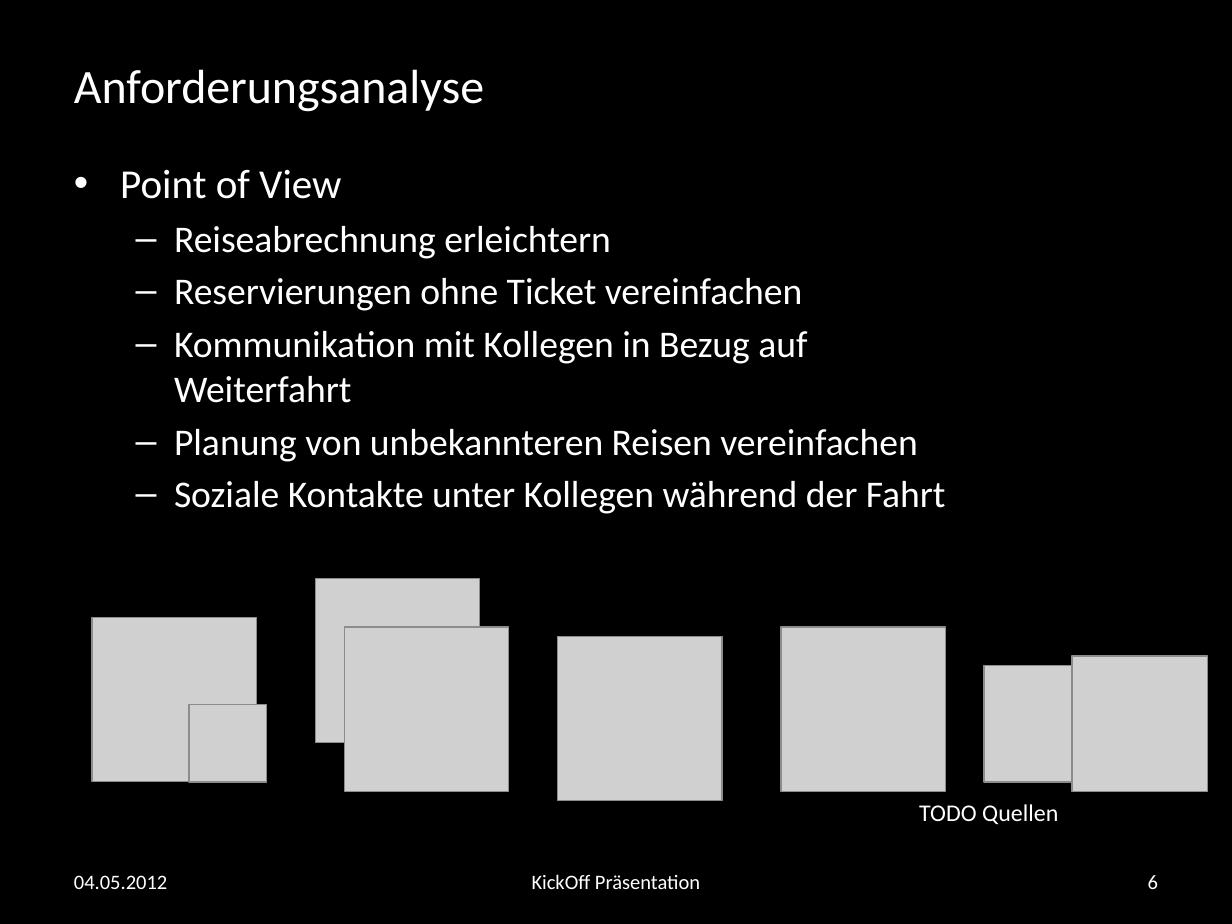
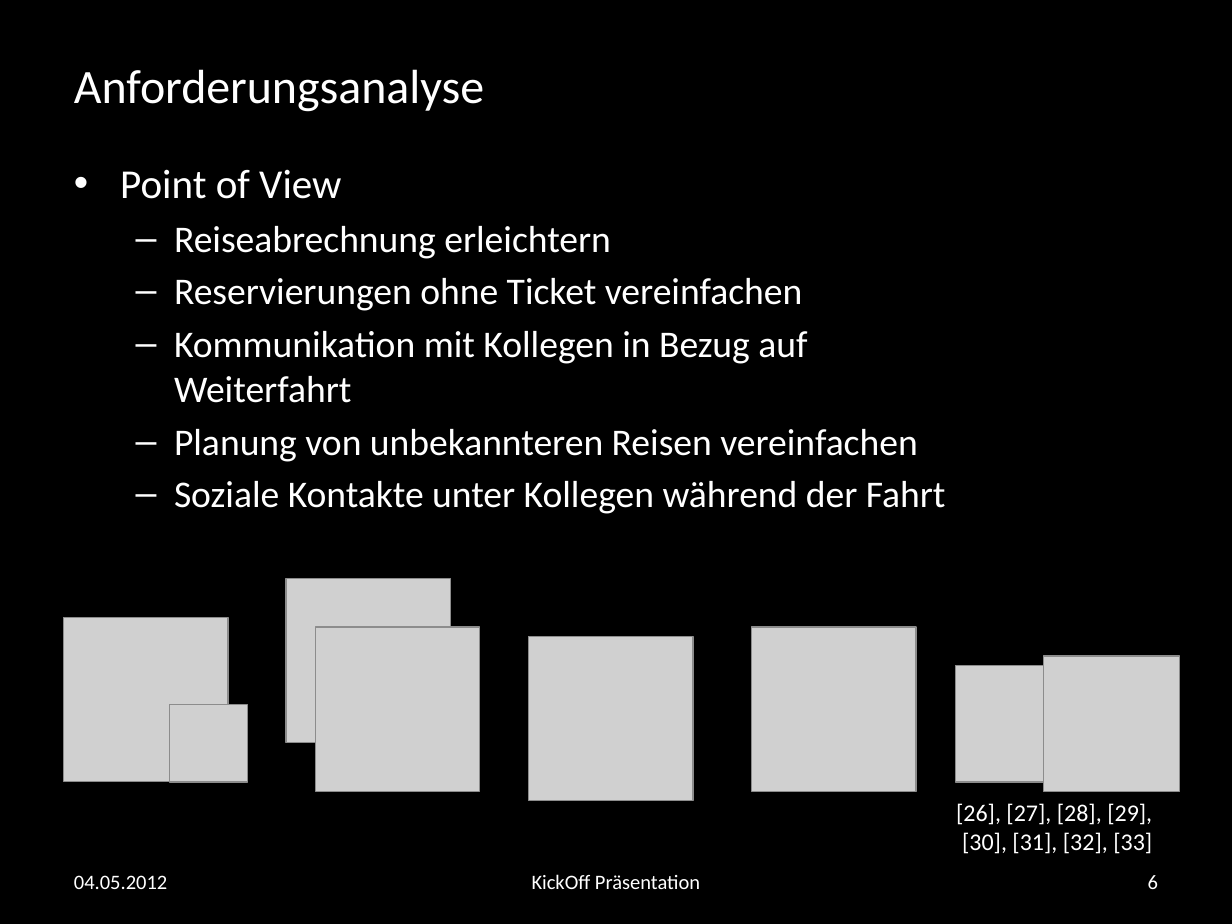
Before and after one commit to andreasnuesslein/swp_kp2_2012_gruppe1, a slide deck: slide 6 of KickOff-Praesentation/vorlage.pptx. Drawn at 1232x924 pixels with LibreOffice and Linux fonts; fonts in the diff are those of the drawing; grey boxes stand for pictures; background and template pictures are left out. Boxes give left, top, right and bottom in pixels: in the first picture for what was removed or moved away, otherwise in the second. Text is boxed around its words. In the diff, an @@ line names an element or a change of style, - is before the commit and + after.

```diff
--- a/KickOff-Praesentation/vorlage.pptx
+++ b/KickOff-Praesentation/vorlage.pptx
@@ 7 pictures: place and size @@
-7 pictures at <box>92,578,1207,801</box>
+7 pictures at <box>64,578,1179,801</box>
@@ picture: place and size @@
-picture at <box>190,705,267,782</box>
+picture at <box>170,705,248,782</box>
@@ text at <box>956,803,1152,854</box>: text changed @@
-TODO Quellen
+[26], [27], [28], [29],
+[30], [31], [32], [33]
```
Also in this commit, not shown: 10 other slides changed, 1 other file.
